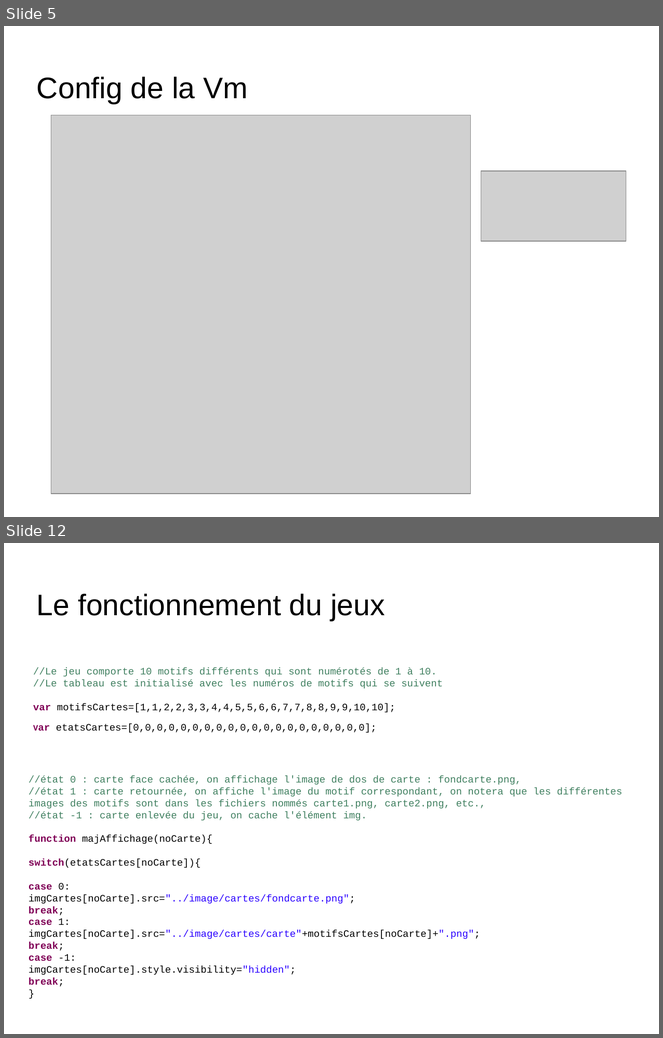
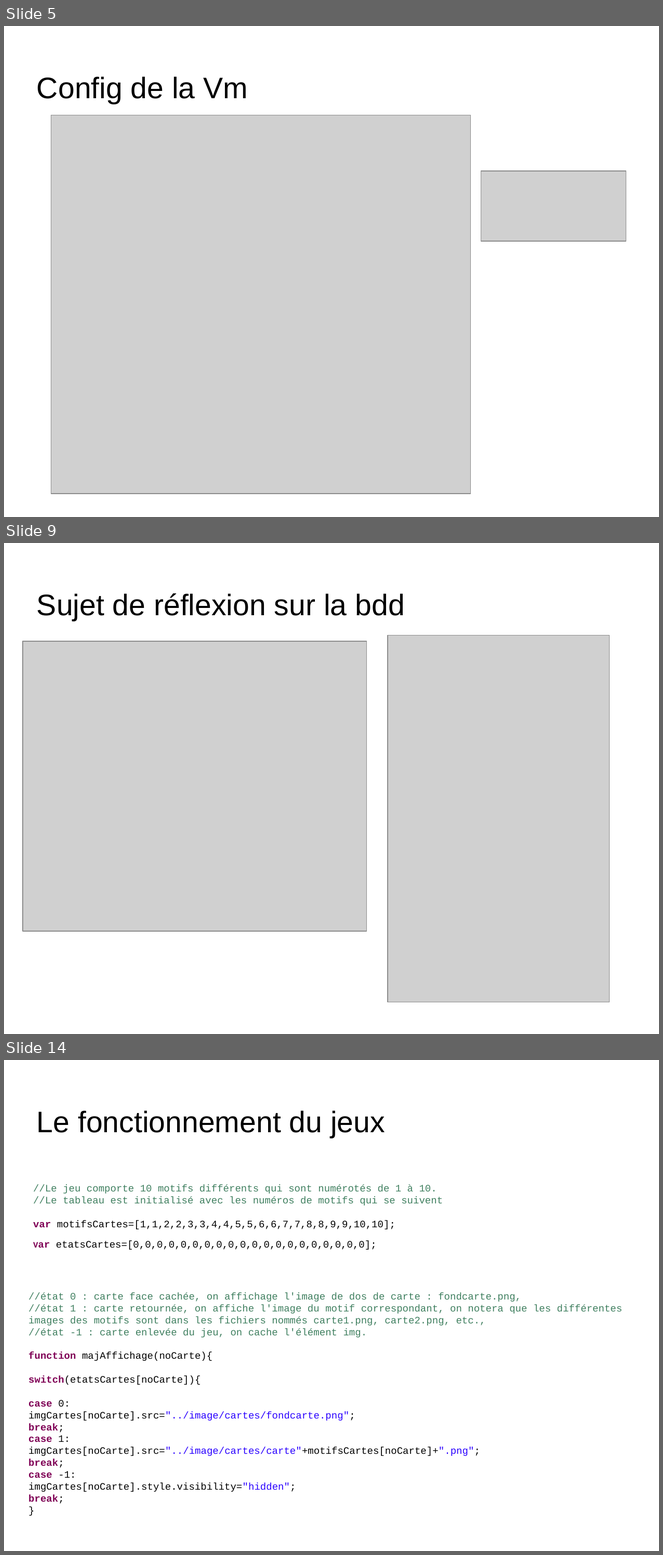
Before and after one commit to ClementM0512/Projet_Ortho, a slide deck: diapo karl Bourgault.odp. Shown one above the other, each under a label of ours: slides 5 and 12 before the commit, slides 5, 9 and 14 after it; the slides between them are not shown. The pictures are 663x1038 and 663x1555 pixels, drawn with LibreOffice and Linux fonts; fonts in the diff are those of the drawing; grey boxes stand for pictures; background and template pictures are left out. Boxes give left, top, right and bottom in pixels: in the first picture for what was removed or moved away, otherwise in the second. Text is boxed around its words. In the diff, an @@ line names an element or a change of style, - is before the commit and + after.

```diff
--- a/diapo karl Bourgault.odp
+++ b/diapo karl Bourgault.odp
@@ slide 9 added at [4, 543, 659, 1034], background picture (left out) @@
@@ title added at [37, 593, 404, 621], 36 pt, text #000000 @@
+Sujet de réflexion sur la bdd
@@ picture added at [388, 635, 610, 1003] @@
@@ picture added at [22, 641, 366, 931] @@
@@ what was slide 12 is now slide 14 @@
```
Also in this commit, not shown: 4 slides changed, 4 other slides added, 4 slides removed, 2 other files.
